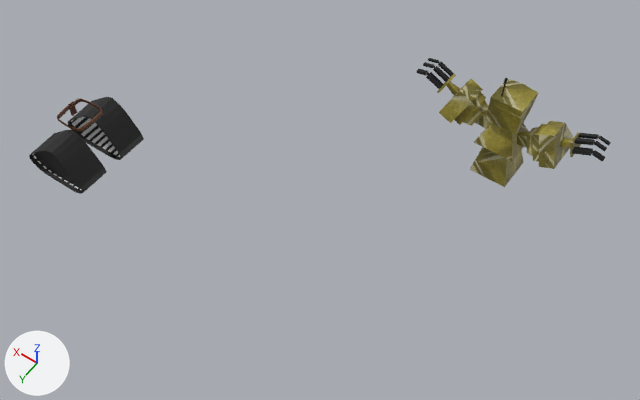
Before and after pictures for a commit that changed the COLLADA model res/models/Players/Cr4nk/crank_movement.dae.
Before and after are seen from a 50 mm lens placed at (-10.1, -0.6, 35.9), pointed at (6.2, -23.4, 0.1). The axes (+X, +Y, +Z) are drawn at lower left. The lights are the same throughout. Where no turn or scale is listed for an object, it has been applied to the vertices.

Names of what the first picture shows: 'POSTAC.002', 'Plane.001'.
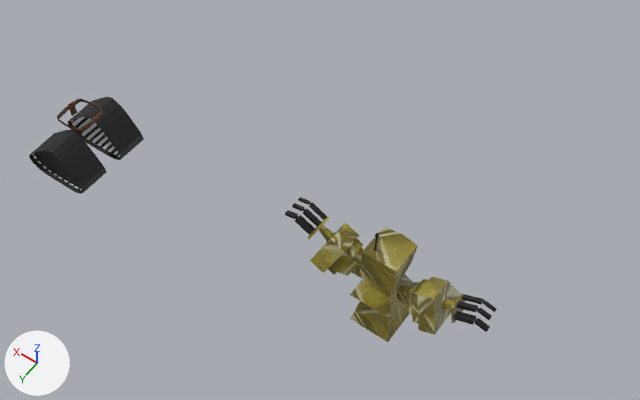
Boxes (x1, y1, x2, y2) around the edits, measured in the pictures (640 x 400 px):
'POSTAC.002', moved: before (417, 58, 611, 187); after (285, 197, 497, 342)

Edits to the bpy script that builds the scene:
```text
Change ob_postac_002:
    ob_postac_002.location: (0.0, -11.15, 0.0) -> (0.0, 0.0, 0.0)
```
